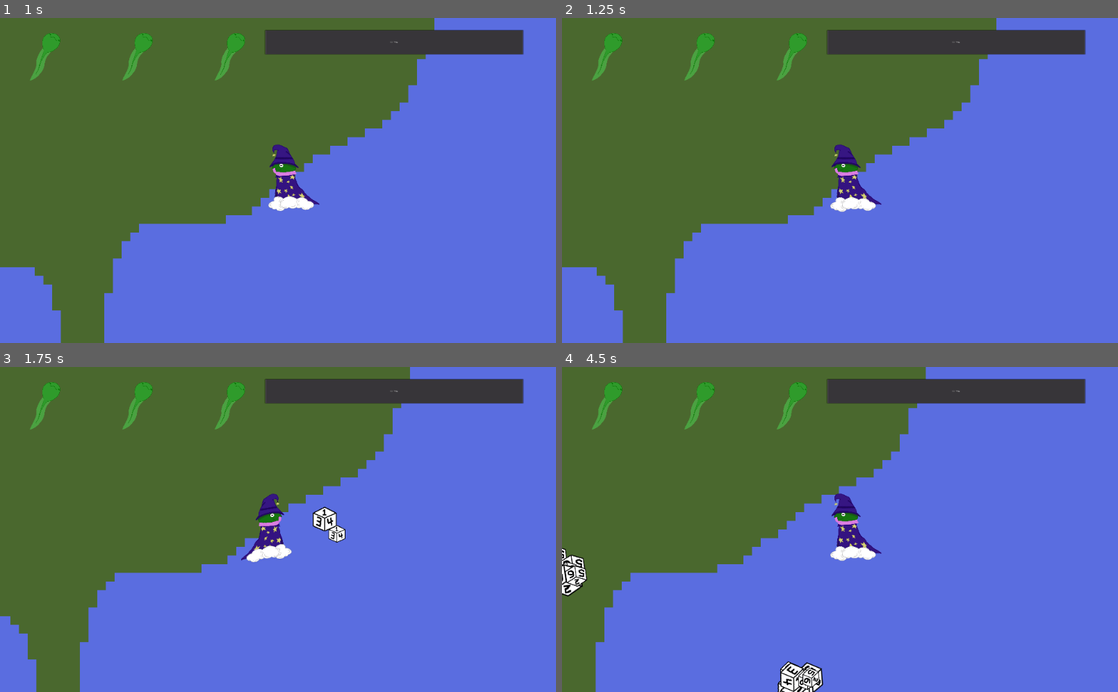
Above: before the commit, frames 1-4 (two rows, left to right).
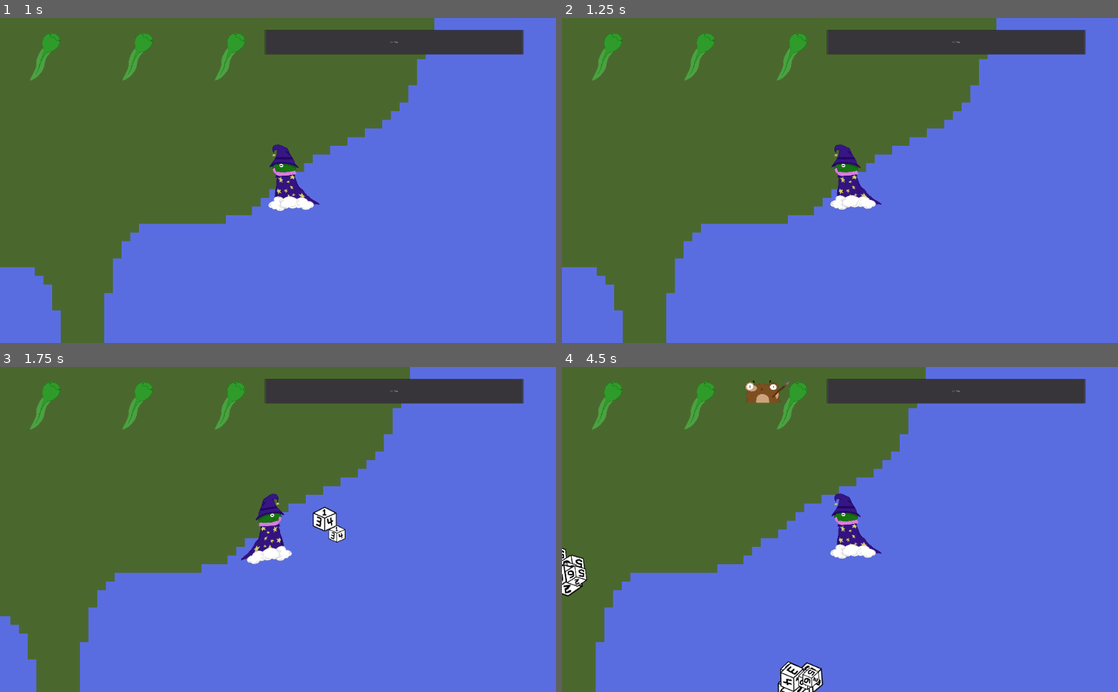
Above: after the commit, the same moments.

Repository: tylercchase/toadie
Game: Godot game, scene res://Scenes/UI/Main Menu.tscn
Two runs of this game, one before a commit and one after it. Both use one fixed random seed, a clock stepped at 60 frames per second and the inputs below.
Inputs (mouse positions are in pixels of both pictures, inside the frame that each line leads up to):
- Up to frame 1 (1 s): click "Start Game" at 0.5 s
- Up to frame 2 (1.25 s): no input
- Up to frame 3 (1.75 s): move the mouse to (400, 513) at 1.27 s; hold D (right) from 1.28 s (still down); click (400, 513) at 1.35 s
- Up to frame 4 (4.5 s): move the mouse to (728, 545) at 2.02 s; release D (right) at 2.03 s; hold S (down) 2.03-2.78 s; click (728, 545) at 2.1 s; move the mouse to (895, 458) at 2.77 s; hold D (right) 2.78-3.53 s; click (895, 458) at 2.85 s; move the mouse to (812, 594) at 3.52 s; hold W (up) 3.53-4.28 s; click (812, 594) at 3.6 s; move the mouse to (1006, 578) at 4.27 s; hold A (left) from 4.28 s (still down); click (1006, 578) at 4.35 s

Frame 1 is identical in both runs. In frame 2, 0.2% of the frame differs, in the area x 48-57%, y 54-60%; in frame 3, 0.2%; in frame 4, 0.5%, in the area x 32-57%, y 4-60%.

Commit message:
Further back push on hit

Diff:
--- a/Scenes/Player.tscn
+++ b/Scenes/Player.tscn
@@ -30,7 +30,7 @@
 rotation = -0.0827195
 scale = Vector2( 0.229262, 0.229262 )
 frames = SubResource( 3 )
-frame = 1
+frame = 3
 playing = true
 flip_h = true
 
--- a/Scenes/Projectiles/d4.tscn
+++ b/Scenes/Projectiles/d4.tscn
@@ -14,12 +14,9 @@
 [sub_resource type="CircleShape2D" id=1]
 radius = 48.0104
 
-[node name="Projectile" type="RigidBody2D"]
+[node name="Projectile" type="Area2D"]
 collision_layer = 6
 collision_mask = 6
-gravity_scale = 0.0
-contacts_reported = 2
-contact_monitor = true
 script = ExtResource( 2 )
 max_damage = 4
 
--- a/Scenes/World.tscn
+++ b/Scenes/World.tscn
@@ -71,6 +71,7 @@
 script = ExtResource( 4 )
 
 [node name="Timer" type="Timer" parent="Enemies"]
+autostart = true
 
 [node name="Projectiles" type="Node2D" parent="."]
 
--- a/Scripts/Enemy.gd
+++ b/Scripts/Enemy.gd
@@ -20,6 +20,8 @@
 			knockback = Vector2.ZERO
 
 func on_hit(amount):
+	if health <= 0:
+		return
 	health -= amount
 	$TextManager.show_value(amount)
 	if health <= 0:
--- a/Scripts/Player.gd
+++ b/Scripts/Player.gd
@@ -80,7 +80,7 @@
 		if body.name != "Player" and body.has_method("test"):
 			var pos = body.global_position - global_position
 			var angle = atan2(pos.y, pos.x)
-			body.test(Vector2(1600, 0).rotated(angle))
+			body.test(Vector2(25000, 0).rotated(angle))
 
 func _on_Cooldown_timeout():
 	on_cooldown = false
--- a/Scripts/World.gd
+++ b/Scripts/World.gd
@@ -16,7 +16,6 @@
 	pause_everything(true)
 
 func pause_toggle():
-	print('test')
 	pause_state = !pause_state
 	pause_everything(pause_state)
 
